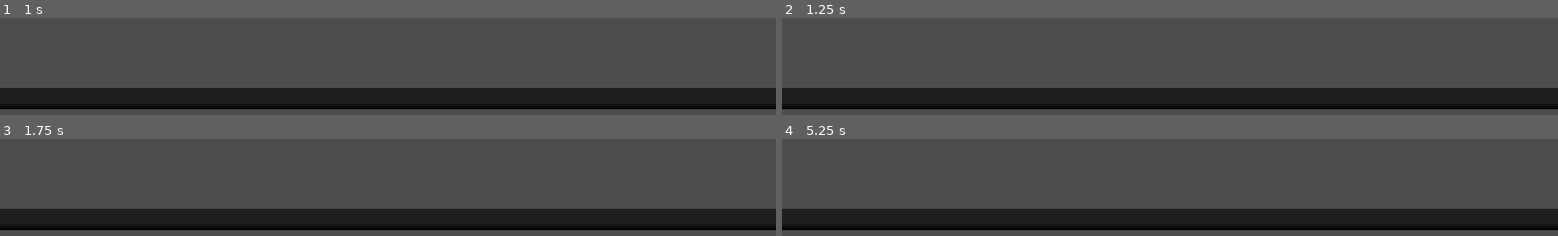
Above: before the commit, frames 1-4 (two rows, left to right).
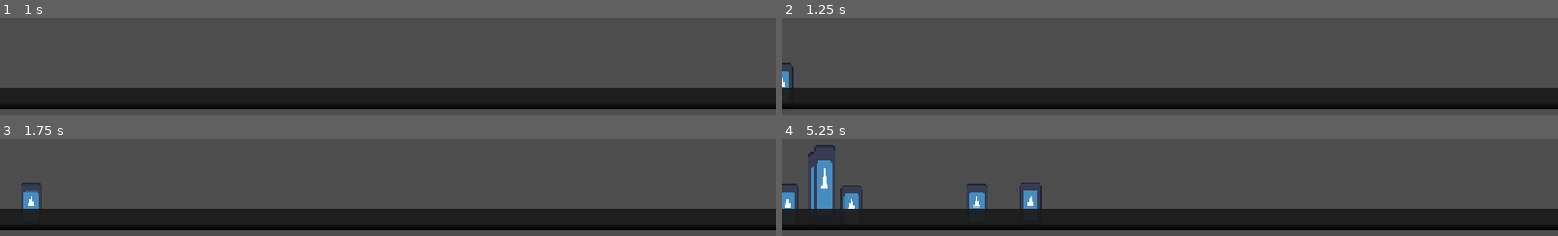
Above: after the commit, the same moments.

Repository: meowzyness/gayjam
Game: Godot game, scene res://Scenes/level1.tscn
Two runs of this game, one before a commit and one after it. Both use one fixed random seed, a clock stepped at 60 frames per second and the inputs below. The engine's default icon, where the game draws it, is replaced by a stand-in: a white triangle on a blue panel in a dark square.
Inputs (mouse positions are in pixels of both pictures, inside the frame that each line leads up to):
- Up to frame 1 (1 s): tap Enter at 0.5 s; move the mouse to (outside the picture) at 0.52 s; click (outside the picture) at 0.67 s
- Up to frame 2 (1.25 s): no input
- Up to frame 3 (1.75 s): tap Space at 1.25 s; move the mouse to (outside the picture) at 1.27 s; click (outside the picture) at 1.42 s
- Up to frame 4 (5.25 s): move the mouse to (outside the picture) at 2.02 s; click (outside the picture) at 2.17 s; move the mouse to (1131, 182) at 2.77 s; click (1131, 182) at 2.92 s; move the mouse to (1402, 160) at 3.52 s; click (1402, 160) at 3.67 s; move the mouse to (outside the picture) at 4.27 s; click (outside the picture) at 4.42 s; move the mouse to (outside the picture) at 5.02 s; click (outside the picture) at 5.17 s

Frame 1 is identical in both runs. In frame 2, 0.2% of the frame differs, in the area x 0-2%, y 46-72%; in frame 3, 0.5%; in frame 4, 2.9%, in the area x 0-34%, y 6-72%.
Error before the commit: Invalid assignment of property or key 'person_data' with value of type 'RefCounted (Person)' on a base object of type 'Nil'. (res://Scripts/spawner.gd:36)

Commit message:
checkpoint_1

Diff:
--- a/Scenes/person.tscn
+++ b/Scenes/person.tscn
@@ -1,12 +1,20 @@
 [gd_scene format=3 uid="uid://b3hyuni8qvh7b"]
 
-[ext_resource type="Script" uid="uid://8s06a5vxy5fw" path="res://Scripts/person.gd" id="1_hncb1"]
-[ext_resource type="Texture2D" uid="uid://byade5we45017" path="res://icon.svg" id="2_3qlke"]
+[ext_resource type="Script" uid="uid://8s06a5vxy5fw" path="res://Scripts/person.gd" id="1_74dau"]
+[ext_resource type="Texture2D" uid="uid://byade5we45017" path="res://icon.svg" id="2_wrnb3"]
+
+[sub_resource type="RectangleShape2D" id="RectangleShape2D_74dau"]
+size = Vector2(32, 64)
 
 [node name="CharacterBody2D" type="CharacterBody2D" unique_id=9026128]
-script = ExtResource("1_hncb1")
+collision_mask = 0
+script = ExtResource("1_74dau")
 
 [node name="Sprite2D" type="Sprite2D" parent="." unique_id=2121498357]
 scale = Vector2(0.25, 0.5)
-texture = ExtResource("2_3qlke")
+texture = ExtResource("2_wrnb3")
 offset = Vector2(0, -64)
+
+[node name="CollisionShape2D" type="CollisionShape2D" parent="." unique_id=374512071]
+position = Vector2(0, -32)
+shape = SubResource("RectangleShape2D_74dau")
--- a/Scripts/node_2d.gd
+++ /dev/null
@@ -1,44 +0,0 @@
-extends Node2D
-
-@export var person_scene: PackedScene = preload("res://person.tscn")
-
-var sex = ["М", "Ж"]
-var first_names_m = ["Иван", "Петр", "Алексей"]
-var last_names_m = ["Иванов", "Петров", "Попов"]
-var first_names_f = ["Мария", "Славя", "Ксюша"]
-var last_names_f = ["Летова", "Путина", "Ленина"]
-var skin_types = ["Белая", "Смуглая", "Темная", "Чёрная", "Жёлтая"]
-var citizenship_types = ["Россия", "Казахстан", "Китай", "Иран", "Индия"]
-
-func _ready():
-	for i in range(5):
-		spawn_random_person()
-
-func spawn_random_person():
-	var new_person_instance = person_scene.instantiate()
-
-	var random_sex = sex.pick_random()
-	var random_name: String
-	var random_last_name: String
-	if random_sex == "М":
-		random_name = first_names_m.pick_random()
-		random_last_name = last_names_m.pick_random()
-	else:
-		random_name = first_names_f.pick_random()
-		random_last_name = last_names_f.pick_random()
-	var random_age = randi_range(14, 70)
-	var random_skin = skin_types.pick_random()
-	var random_citizenship = citizenship_types.pick_random()
-
-	var person_data = Person.new(random_name, random_last_name, random_age, random_sex, random_skin, random_citizenship)
-
-	new_person_instance.person_data = person_data
-
-	var viewport_size = get_viewport_rect().size
-	new_person_instance.position = Vector2(
-		randf_range(50, viewport_size.x - 50),
-		randf_range(50, viewport_size.y - 50)
-	)
-
-	# 6. Добавляем экземпляр на сцену
-	add_child(new_person_instance)
--- a/Scripts/person.gd
+++ b/Scripts/person.gd
@@ -4,6 +4,21 @@
 var is_walker := randi_range(0, 1)
 var SPEED := randf_range(70, 100)
 var time = 0.0
+var personality: Personality = Personality.new()
+
+
+func _ready():
+	input_pickable = true
+
+	if not input_event.is_connected(_on_input_event):
+		input_event.connect(_on_input_event)
+
+
+func _on_input_event(_viewport: Node, event: InputEvent, _shape_idx: int) -> void:
+	if event is InputEventMouseButton and event.button_index == MOUSE_BUTTON_RIGHT and event.pressed:
+		if personality:
+			print("--- Данные человека ---")
+			print(personality.get_info())
 
 
 func _physics_process(delta: float) -> void:
--- a/Scripts/personality.gd
+++ b/Scripts/personality.gd
@@ -1,20 +1,33 @@
-class_name Person
+class_name Personality
 
 var traitor: bool
-var first_name: String
+var name: String
 var surname: String
 var age: int
 var sex: String
-var skin_color: String
+var skin: String
 var citizenship: String
 
-func _init(p_first_name: String = "Unknown", p_surname: String = "Unknown", p_age: int = 0, p_sex: String = "Unknown", p_skin_color: String = "Unknown", p_citizenship: String = "Unknown"):
-	first_name = p_first_name
-	surname = p_surname
-	age = p_age
-	sex = p_sex
-	skin_color = p_skin_color
-	citizenship = p_citizenship
+var sexes = ["М", "Ж"]
+var first_names_m = ["Иван", "Петр", "Алексей"]
+var last_names_m = ["Иванов", "Петров", "Попов"]
+var first_names_f = ["Мария", "Славя", "Ксюша"]
+var last_names_f = ["Летова", "Путина", "Ленина"]
+var skin_types = ["Белая", "Смуглая", "Темная", "Чёрная", "Жёлтая"]
+var citizenship_types = ["Россия", "Казахстан", "Китай", "Иран", "Индия"]
+
+func _init():
+	sex = sexes.pick_random()
+	if sex == "М":
+		name = first_names_m.pick_random()
+		surname = last_names_m.pick_random()
+	else:
+		name = first_names_f.pick_random()
+		surname = last_names_f.pick_random()
+
+	age = randi_range(14, 70)
+	skin = skin_types.pick_random()
+	citizenship = citizenship_types.pick_random()
 
 func get_info():
-	return "%s %s, Возраст: %d, Пол: %s, Цвет кожи: %s, Гражданство: %s" % [first_name, surname, age, sex, skin_color, citizenship]
+	return "%s %s, Возраст: %d, Пол: %s, Цвет кожи: %s, Гражданство: %s" % [name, surname, age, sex, skin, citizenship]
--- a/Scripts/personscene.gd
+++ /dev/null
@@ -1,12 +0,0 @@
-extends Area2D
-
-var person_data: Person
-
-func _ready():
-	input_event.connect(_on_input_event)
-
-func _on_input_event(viewport, event, shape_idx):
-	if event is InputEventMouseButton and event.button_index == MOUSE_BUTTON_RIGHT and event.pressed:
-		if person_data:
-			print("--- Данные человека ---")
-			print(person_data.get_info())
--- a/Scripts/spawner.gd
+++ b/Scripts/spawner.gd
@@ -3,37 +3,12 @@
 
 var person_scene := preload("res://Scenes/person.tscn")
 
-var sex = ["М", "Ж"]
-var first_names_m = ["Иван", "Петр", "Алексей"]
-var last_names_m = ["Иванов", "Петров", "Попов"]
-var first_names_f = ["Мария", "Славя", "Ксюша"]
-var last_names_f = ["Летова", "Путина", "Ленина"]
-var skin_types = ["Белая", "Смуглая", "Темная", "Чёрная", "Жёлтая"]
-var citizenship_types = ["Россия", "Казахстан", "Китай", "Иран", "Индия"]
 
 func _ready():
 	$Timer.start()
 
 func _on_timer_timeout():
-	var new_person := person_scene.instantiate() as PersonCharacter
-
-	var random_sex = sex.pick_random()
-	var random_name: String
-	var random_last_name: String
-	if random_sex == "М":
-		random_name = first_names_m.pick_random()
-		random_last_name = last_names_m.pick_random()
-	else:
-		random_name = first_names_f.pick_random()
-		random_last_name = last_names_f.pick_random()
-
-	var random_age = randi_range(14, 70)
-	var random_skin = skin_types.pick_random()
-	var random_citizenship = citizenship_types.pick_random()
-
-	var person_data = Person.new(random_name, random_last_name, random_age, random_sex, random_skin, random_citizenship)
-
-	new_person.person_data = person_data
+	var new_person := person_scene.instantiate()
 
 	add_child(new_person)
 
--- a/node_2d.tscn
+++ /dev/null
@@ -1,31 +0,0 @@
-[gd_scene format=3 uid="uid://d3okmra6vox51"]
-
-[ext_resource type="Script" path="res://spawner.gd" id="2_0e48y"]
-
-[sub_resource type="Gradient" id="Gradient_wtcfe"]
-offsets = PackedFloat32Array(0.6987952, 1)
-colors = PackedColorArray(0.10144931, 0.10144931, 0.10144931, 0.9192384, 0, 0, 0, 1)
-
-[sub_resource type="GradientTexture2D" id="GradientTexture2D_mya75"]
-gradient = SubResource("Gradient_wtcfe")
-fill_from = Vector2(0.5, 0)
-fill_to = Vector2(0.5, 1)
-
-[node name="Node2D" type="Node2D" unique_id=1976342410]
-
-[node name="CrowdSpawner" type="Node2D" parent="." unique_id=579913586]
-position = Vector2(-615, 200)
-script = ExtResource("2_0e48y")
-
-[node name="Timer" type="Timer" parent="CrowdSpawner" unique_id=1037690795]
-autostart = true
-
-[node name="Sprite2D" type="Sprite2D" parent="CrowdSpawner" unique_id=2128157938]
-z_index = 2
-position = Vector2(600, -16)
-scale = Vector2(20, 0.5)
-texture = SubResource("GradientTexture2D_mya75")
-
-[node name="Camera2D" type="Camera2D" parent="." unique_id=1483917639]
-
-[connection signal="timeout" from="CrowdSpawner/Timer" to="CrowdSpawner" method="_on_timer_timeout"]
--- a/person.gd
+++ /dev/null
@@ -1,37 +0,0 @@
-class_name PersonCharacter
-extends CharacterBody2D
-
-var is_walker := randi_range(0, 1)
-var SPEED := randf_range(70, 100)
-var time = 0.0
-
-var person_data: Person = null
-
-
-func _ready():
-	input_pickable = true
-
-	if not input_event.is_connected(_on_input_event):
-		input_event.connect(_on_input_event)
-
-
-func _on_input_event(_viewport: Node, event: InputEvent, _shape_idx: int) -> void:
-	if event is InputEventMouseButton and event.button_index == MOUSE_BUTTON_RIGHT and event.pressed:
-		if person_data:
-			print("--- Данные человека ---")
-			print(person_data.get_info())
-
-
-func _physics_process(delta: float) -> void:
-	time += delta
-	var direction: Vector2 = Vector2.RIGHT
-	if is_walker:
-		position.y = -abs(sin(time * SPEED/8) * 4)
-		#position.y = clamp(position.y, -10, 0)
-		velocity = direction * SPEED
-	else:
-		velocity = direction * 50.0
-
-	if position.x > 1500:
-		queue_free()
-	move_and_slide()
--- a/person.tscn
+++ /dev/null
@@ -1,20 +0,0 @@
-[gd_scene format=3 uid="uid://bkxmi3k834vyi"]
-
-[ext_resource type="Script" uid="uid://ccegwjdii6eaw" path="res://person.gd" id="1_hncb1"]
-[ext_resource type="Texture2D" uid="uid://byade5we45017" path="res://icon.svg" id="2_3qlke"]
-
-[sub_resource type="RectangleShape2D" id="RectangleShape2D_c1763"]
-size = Vector2(32, 64)
-
-[node name="CharacterBody2D" type="CharacterBody2D" unique_id=9026128]
-input_pickable = true
-script = ExtResource("1_hncb1")
-
-[node name="Sprite2D" type="Sprite2D" parent="." unique_id=2121498357]
-scale = Vector2(0.25, 0.5)
-texture = ExtResource("2_3qlke")
-offset = Vector2(0, -64)
-
-[node name="CollisionShape2D" type="CollisionShape2D" parent="." unique_id=1514270447]
-position = Vector2(0, -32)
-shape = SubResource("RectangleShape2D_c1763")
--- a/personscene.gd
+++ /dev/null
@@ -1,12 +0,0 @@
-extends Area2D
-
-var person_data: Person = null
-
-func _ready():
-	input_event.connect(_on_input_event)
-
-func _on_input_event(viewport, event, shape_idx):
-	if event is InputEventMouseButton and event.button_index == MOUSE_BUTTON_RIGHT and event.pressed:
-		if person_data:
-			print("--- Данные человека ---")
-			print(person_data.get_info())
Not shown, removed: Scripts/node_2d.gd.uid
Not shown, removed: Scripts/personscene.gd.uid
Not shown, removed: person.gd.uid
Not shown, removed: personscene.gd.uid
